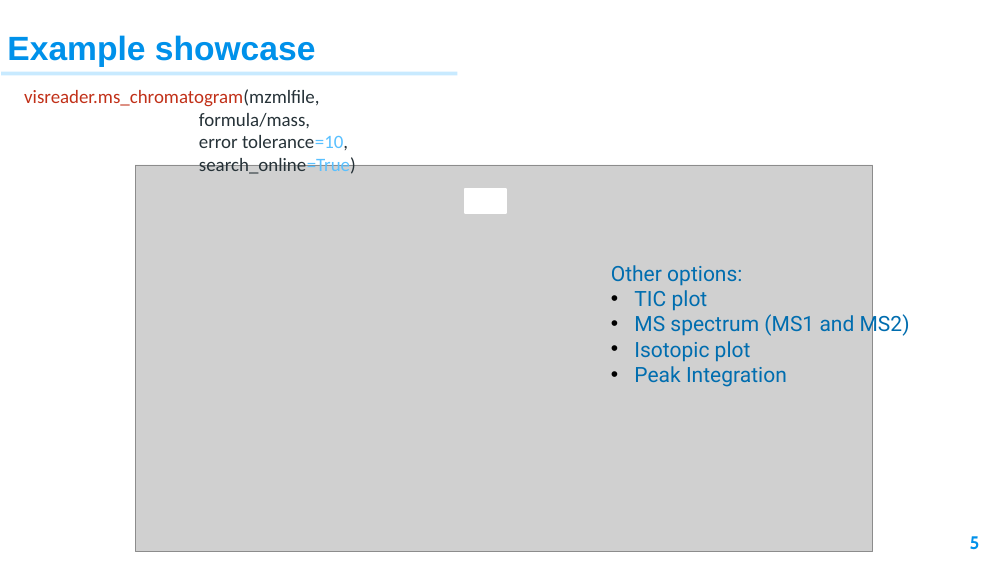
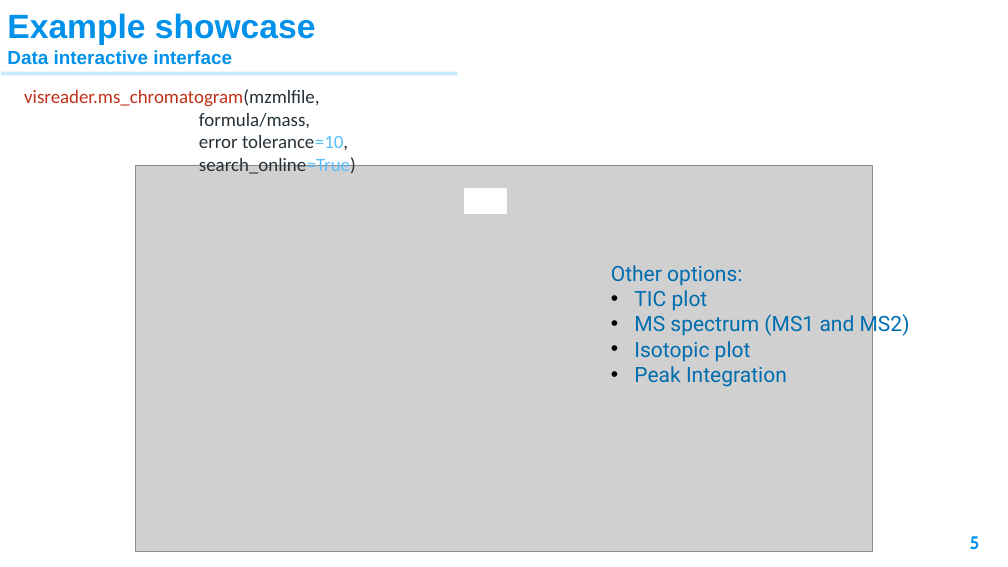
Before and after one commit to XiminHu/mass-suite, a slide deck: slide 5 of doc/20210326 ACS presentation.pptx. Drawn at 1008x567 pixels with LibreOffice and Linux fonts; fonts in the diff are those of the drawing; grey boxes stand for pictures; background and template pictures are left out. Boxes give left, top, right and bottom in pixels: in the first picture for what was removed or moved away, otherwise in the second. Text is boxed around its words. In the diff, an @@ line names an element or a change of style, - is before the commit and + after.

```diff
--- a/doc/20210326 ACS presentation.pptx
+++ b/doc/20210326 ACS presentation.pptx
@@ text "Example showcase" moved from (x1=7, y1=35, x2=316, y2=67) to (x1=7, y1=13, x2=316, y2=65) @@
@@ text at (x1=7, y1=50, x2=232, y2=65): paragraph added @@
+Data interactive interface
```
Also in this commit, not shown: 6 other slides changed.
